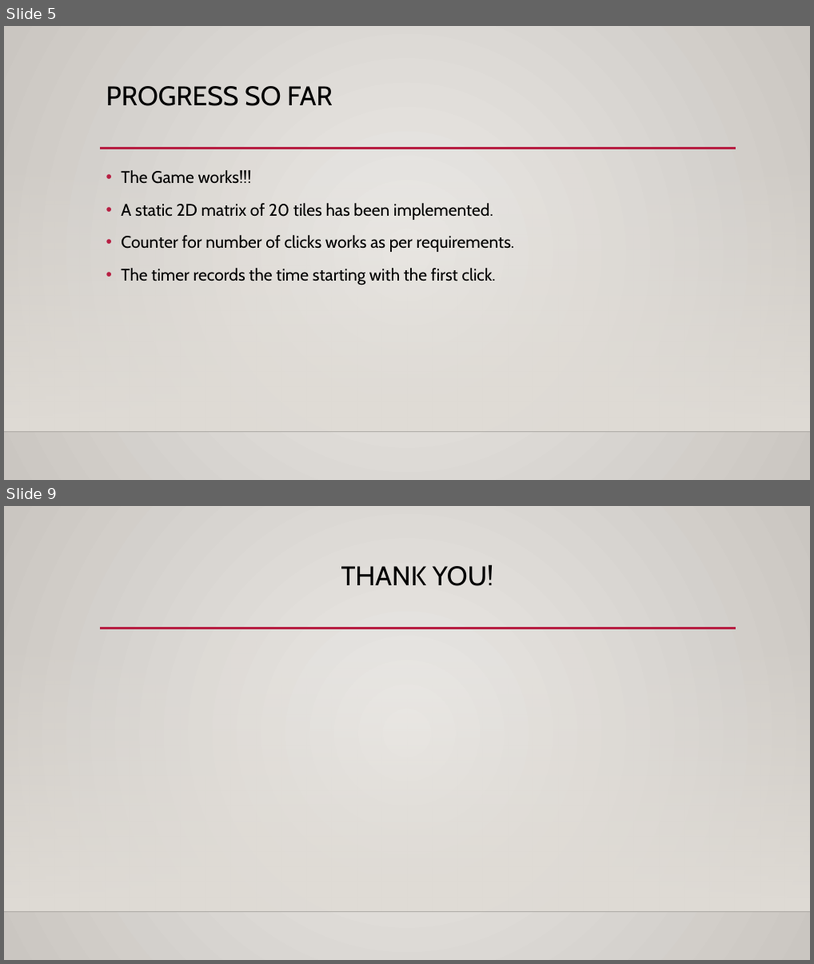
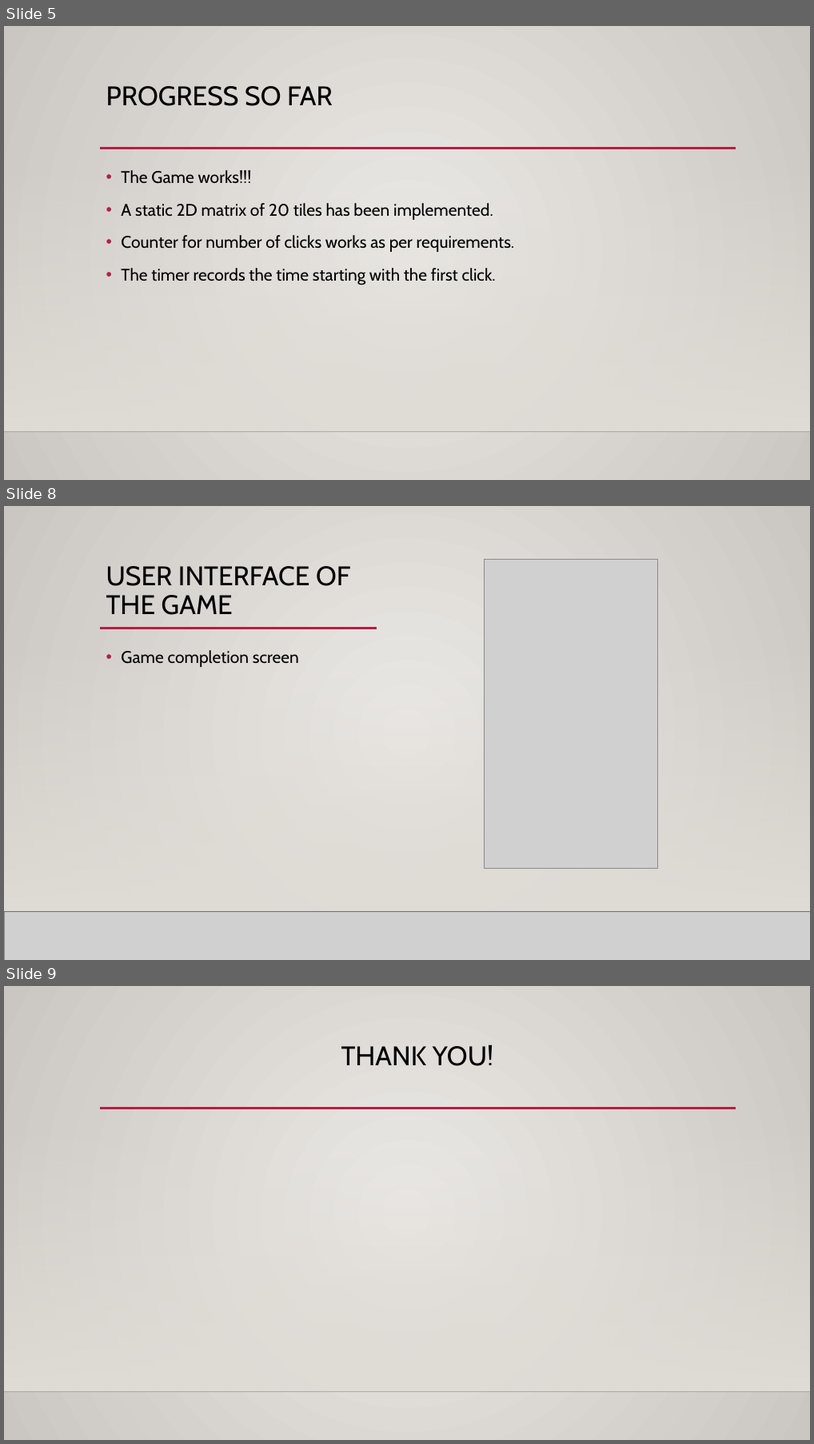
Before and after one commit to saurabhkpathak/CS7059-Tiles, a slide deck: Tiles - Presentation 2.pptx. Shown one above the other, each under a label of ours: slides 5 and 9 before the commit, slides 5, 8 and 9 after it; the slides between them are not shown. The pictures are 814x964 and 814x1444 pixels, drawn with LibreOffice and Linux fonts; fonts in the diff are those of the drawing; grey boxes stand for pictures; background and template pictures are left out. Boxes give left, top, right and bottom in pixels: in the first picture for what was removed or moved away, otherwise in the second. Text is boxed around its words. In the diff, an @@ line names an element or a change of style, - is before the commit and + after.

```diff
--- a/Tiles - Presentation 2.pptx
+++ b/Tiles - Presentation 2.pptx
@@ slide 8 added at <box>4,506,810,960</box>, background gradient #ECEAE7 to #CAC7C1; not listed: 3 template elements that a slide beside it also shows @@
@@ rectangle added at <box>4,506,810,960</box>, fill gradient #ECEAE7 to #CAC7C1 @@
@@ title added at <box>106,566,350,615</box>, 32 pt, text #000000 @@
+USER INTERFACE OF THE GAME
@@ picture added at <box>484,560,658,868</box> @@
@@ rectangle added at <box>4,640,810,912</box>, fill gradient #DFDBD5 @@
@@ line added from (100, 628) to (377, 628), #B71E42 2.5 pt @@
@@ text added at <box>121,650,299,667</box>, 20 pt, text #000000 @@
+• Game completion screen
@@ picture added at <box>4,912,810,960</box> @@
@@ line added from (4, 912) to (810, 912), #000001 1 pt @@
```
Also in this commit, not shown: 4 slides changed, 1 slide removed.
